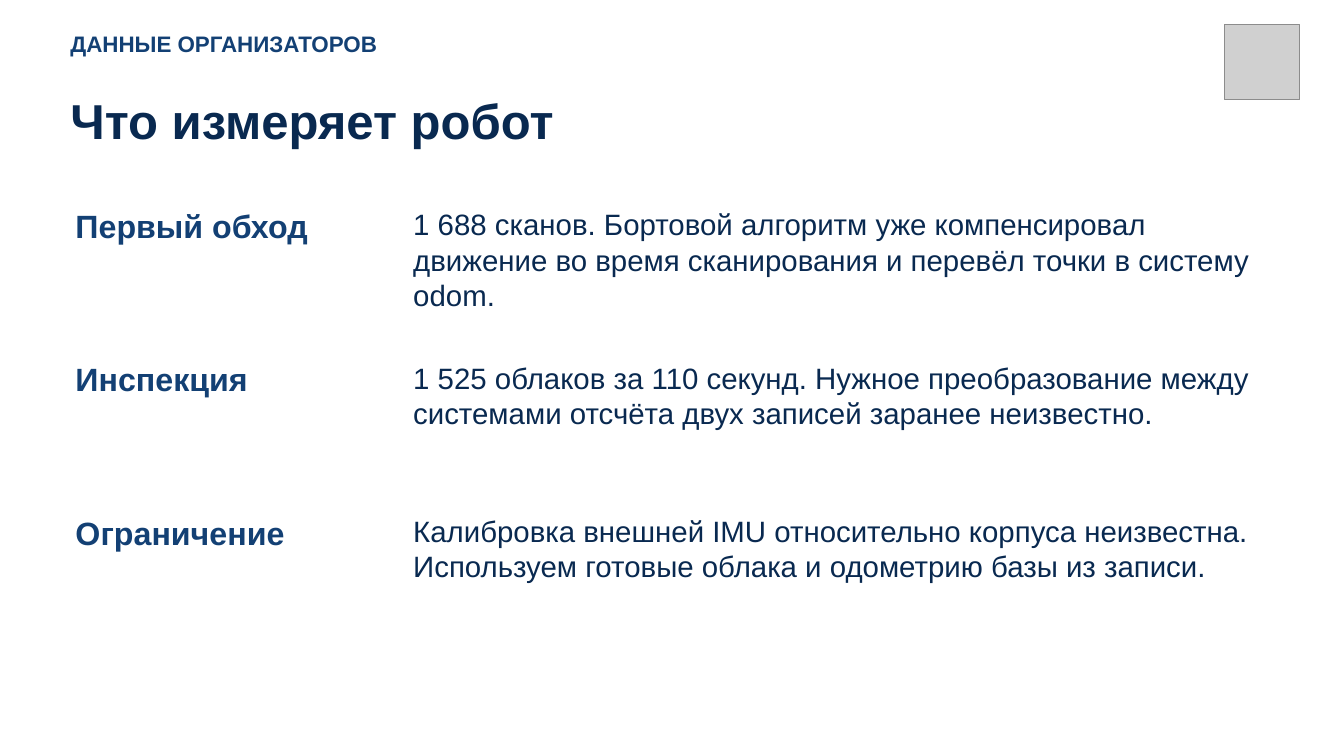
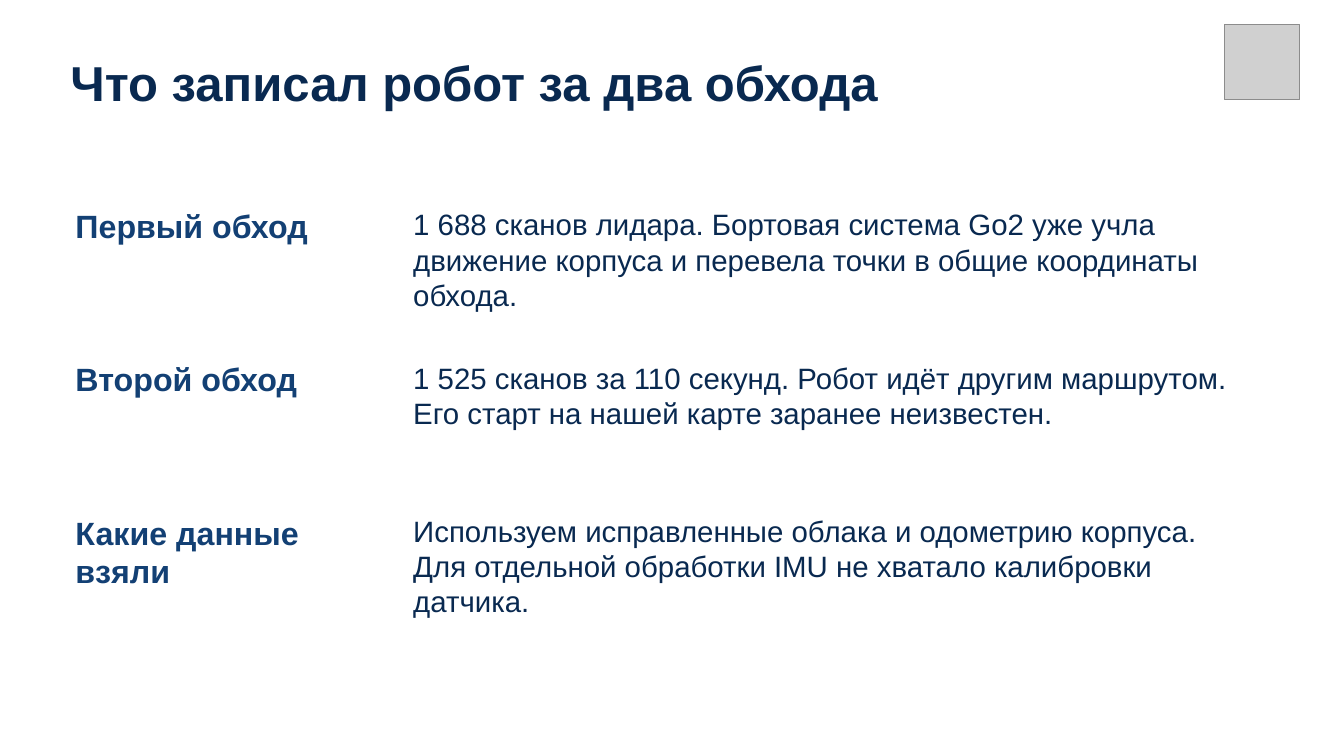
Before and after one commit to draizyyy/DogSLAM, a slide deck: slide 2 of DogSLAM-final.pptx. Drawn at 1344x756 pixels with LibreOffice and Linux fonts; fonts in the diff are those of the drawing; grey boxes stand for pictures. Boxes give left, top, right and bottom in pixels: in the first picture for what was removed or moved away, otherwise in the second. Text is boxed around its words. In the diff, an @@ line names an element or a change of style, - is before the commit and + after.

```diff
--- a/DogSLAM-final.pptx
+++ b/DogSLAM-final.pptx
@@ text removed at box(70, 36, 377, 57) @@
-ДАННЫЕ ОРГАНИЗАТОРОВ
@@ text at box(70, 65, 878, 111): text changed @@
-Что измеряет робот
+Что записал робот за два обхода
@@ text at box(413, 214, 1198, 312): text changed @@
-1 688 сканов. Бортовой алгоритм уже компенсировал движение во время сканирования и перевёл точки в систему odom.
+1 688 сканов лидара. Бортовая система Go2 уже учла движение корпуса и перевела точки в общие координаты обхода.
@@ text at box(75, 367, 297, 398): text changed @@
-Инспекция
+Второй обход
@@ text at box(413, 367, 1226, 430): text changed @@
-1 525 облаков за 110 секунд. Нужное преобразование между системами отсчёта двух записей заранее неизвестно.
+1 525 сканов за 110 секунд. Робот идёт другим маршрутом. Его старт на нашей карте заранее неизвестен.
@@ text at box(75, 523, 299, 584): text changed @@
-Ограничение
+Какие данные взяли
@@ text at box(413, 520, 1196, 618): text changed @@
-Калибровка внешней IMU относительно корпуса неизвестна. Используем готовые облака и одометрию базы из записи.
+Используем исправленные облака и одометрию корпуса. Для отдельной обработки IMU не хватало калибровки датчика.
```
Also in this commit, not shown: 2 other slides changed, 4 slides added, 4 slides removed, 2 other files.
